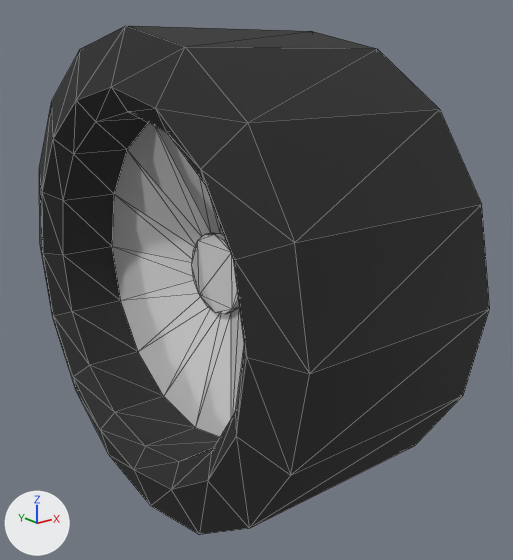
Renders of the glTF model dist/models/car_wheel.gltf from each side of a commit.
The view is the same before and after, from a camera (50 mm lens) standing at (0.184, 1.253, -0.113) and looking at (1.576, 2.992, -0.808). The axes (+X, +Y, +Z) are drawn at lower left. The lights are the same throughout. The first picture is the older version. Mesh edges are drawn as thin lines. Where no turn or scale is listed for an object, it has been applied to the vertices. Vertices at exactly the same position are counted once.

In view in the first picture: 'WheelTireFR'.
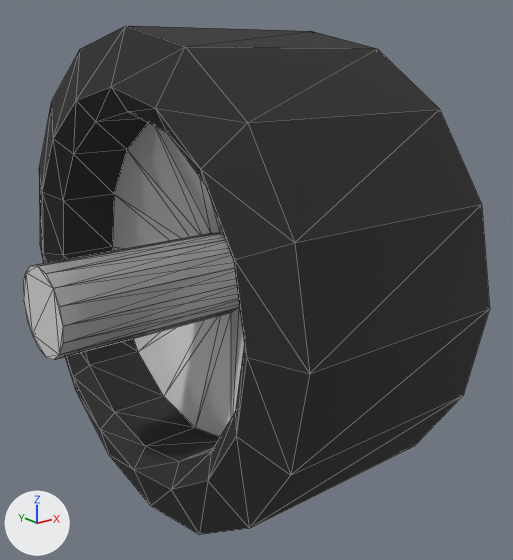
The newer file is also turned or shifted as a whole; pictures and numbers use the older file's frame.

Changed parts and their boxes (x1, y1, x2, y2) in the pictures (513 x 560 px):
```json
{"object": "WheelTireFR", "change": "reshaped", "before": [39, 26, 490, 535], "after": [23, 26, 490, 535]}
{"part": 1, "of": "me_cube_023", "change": "deleted", "before": [192, 233, 239, 314]}
{"part": 2, "of": "me_cube_023", "change": "added", "after": [23, 233, 239, 360]}
{"part": 3, "of": "me_cube_023", "change": "edited", "before": [42, 87, 247, 534], "after": [42, 87, 247, 534], "on screen": "looks the same"}
```

Edits to the scene script, one JSON object a line:
```json
{"op": "add", "block": "mat_material_004", "code": ["mat_material_004 = principled_material('Material.004')", "mat_material_004.base_color = (0.0174, 0.0174, 0.0174)  # black #242424", "mat_material_004.roughness = 0.806"]}
{"op": "add", "block": "mat_material_019", "code": ["mat_material_019 = principled_material('Material.019')", "mat_material_019.base_color = (0.8, 0.8, 0.8)  # white #e7e7e7", "mat_material_019.metallic = 0.211", "mat_material_019.roughness = 0.0"]}
{"block": "me_cube_023", "where": "# used by ob_wheeltirefr; location = (1.559, 3.112, -0.801)"}
{"op": "remove", "block": "me_cube_023", "code": "me_cube_023.from_pydata(...)  # 302 vertices, 460 faces; spans x -0.41..0.41, y -0.77..0.77, z -0.77..0.77"}
{"op": "remove", "block": "me_cube_023", "code": "me_cube_023.materials.append(mat_material_018)  # white #ffffff"}
{"op": "add", "block": "me_cube_023", "code": "me_cube_023.from_pydata(...)  # 302 vertices, 460 faces; spans x -0.66..0.41, y -0.77..0.77, z -0.77..0.77"}
{"block": "me_cube_023", "change": "me_cube_023 part 1: 16 vertices removed from x -0.07, y -0.14..0.14, z -0.14..0.14"}
{"block": "me_cube_023", "change": "me_cube_023 part 2: 16 vertices added at x -0.66, y -0.14..0.14, z -0.14..0.14"}
{"block": "me_cube_023", "change": "me_cube_023 part 3: 35 faces spanning x -0.41..-0.35, y -0.61..0.61, z -0.77..0.61 switch from mat_material_003 (black #222222) to mat_material_004 (black #242424)"}
{"block": "me_cube_023", "change": "other edits to the shape of me_cube_023 do not show in these pictures"}
{"op": "add", "block": "me_cube_023", "code": "me_cube_023.materials.append(mat_material_019)  # white #e7e7e7"}
```
